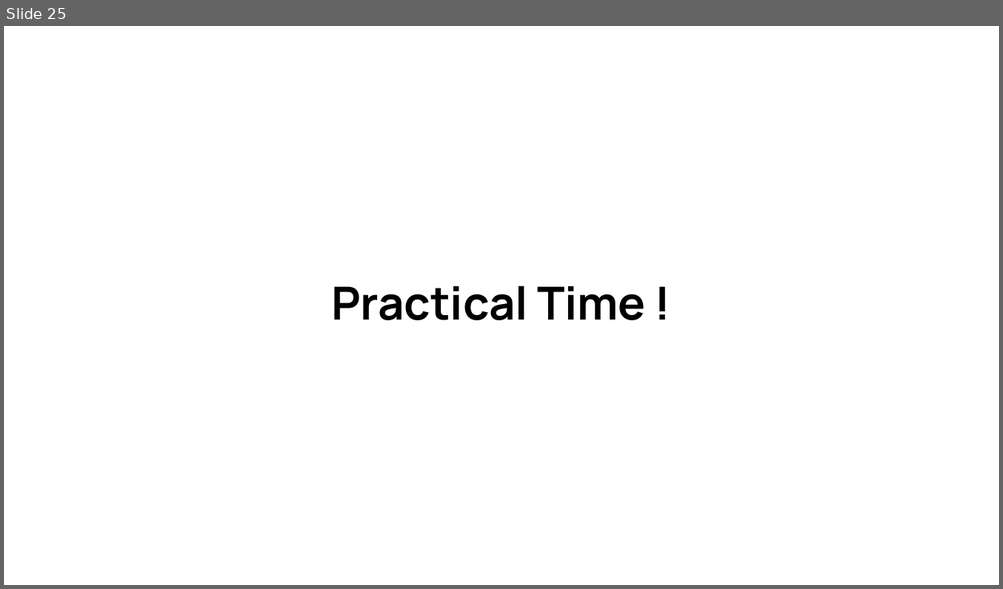
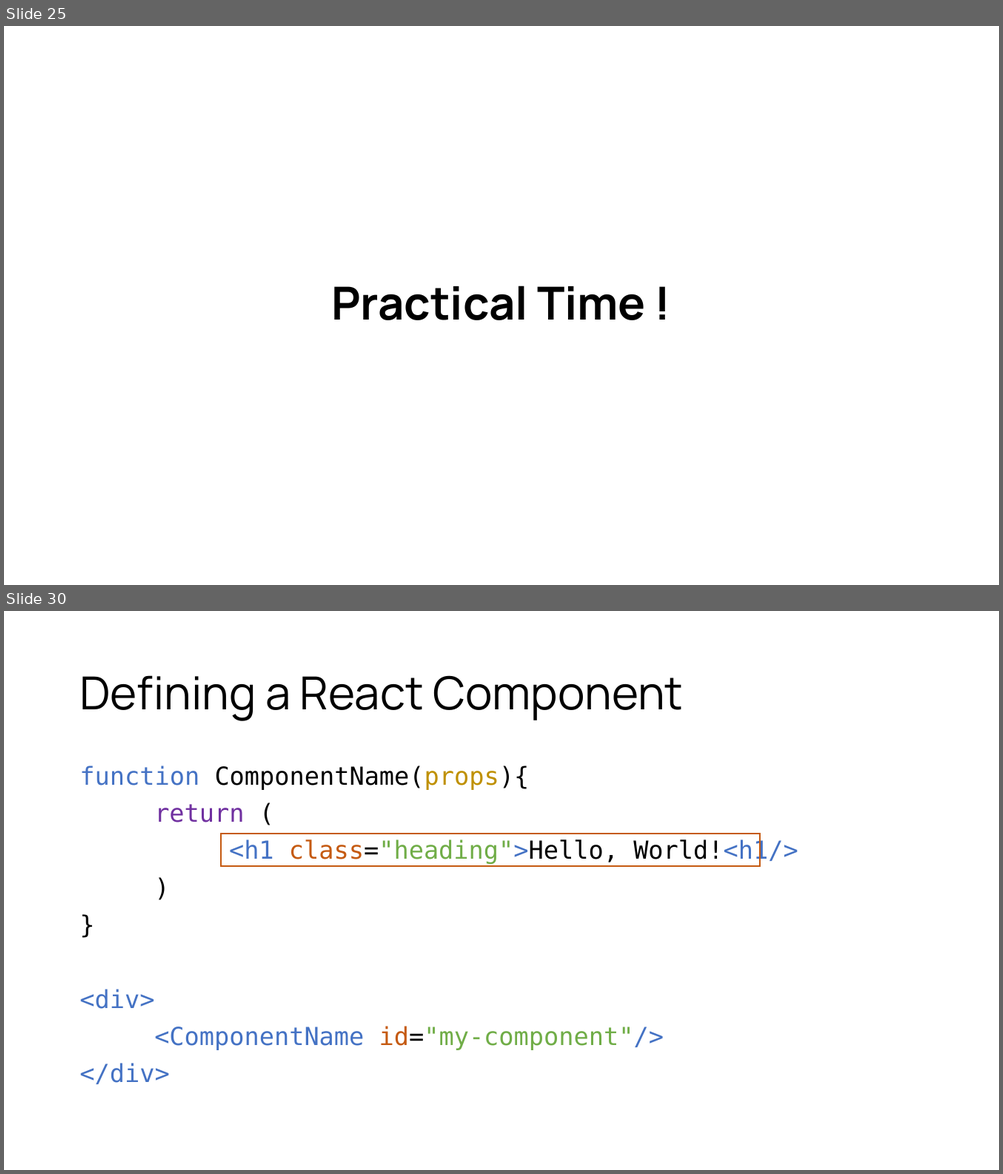
Before and after one commit to d33kshant/webdev-workshop, a slide deck: resources/workshop-presentation.pptx. Shown one above the other, each under a label of ours: slide 25 before the commit, slides 25 and 30 after it; the slides between them are not shown. The pictures are 1003x589 and 1003x1174 pixels, drawn with LibreOffice and Linux fonts; fonts in the diff are those of the drawing. Boxes give left, top, right and bottom in pixels: in the first picture for what was removed or moved away, otherwise in the second. Text is boxed around its words. In the diff, an @@ line names an element or a change of style, - is before the commit and + after.

```diff
--- a/resources/workshop-presentation.pptx
+++ b/resources/workshop-presentation.pptx
@@ slide 30 added at (4, 611, 999, 1170), background #FFFFFF @@
@@ title added at (79, 675, 683, 721), 44 pt, text #000000 @@
+Defining a React Component
@@ text added at (79, 766, 798, 1085), 24 pt, text #4472C4 @@
+function ComponentName(props){
+return (
+<h1 class="heading">Hello, World!<h1/>
+)
+}
+<div>
+<ComponentName id="my-component"/>
+</div>
@@ rectangle added at (220, 834, 759, 867), outline #C55A11 1.5 pt @@
```
Also in this commit, not shown: 5 slides changed, 5 other slides added, 1 slide removed.
